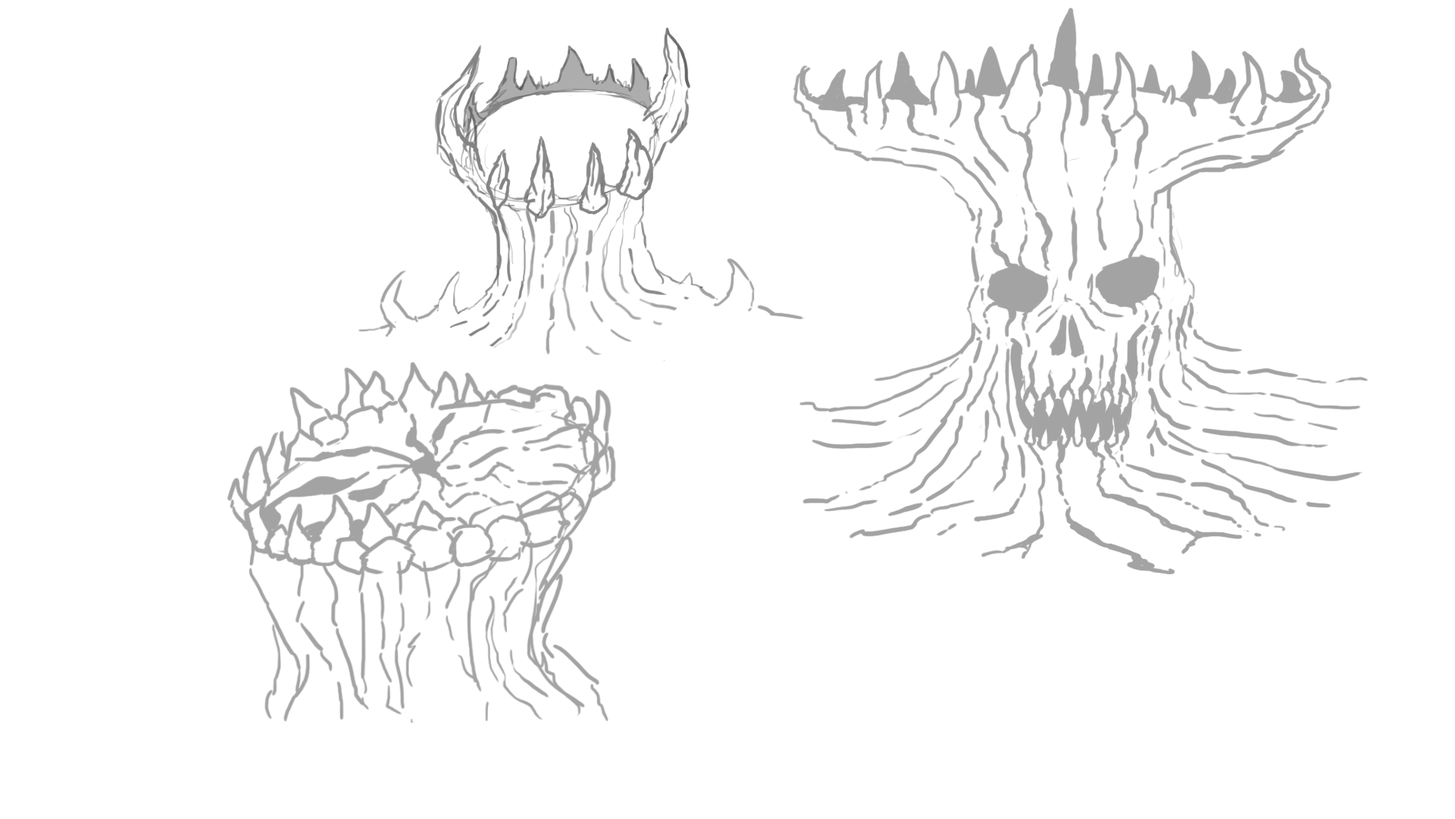
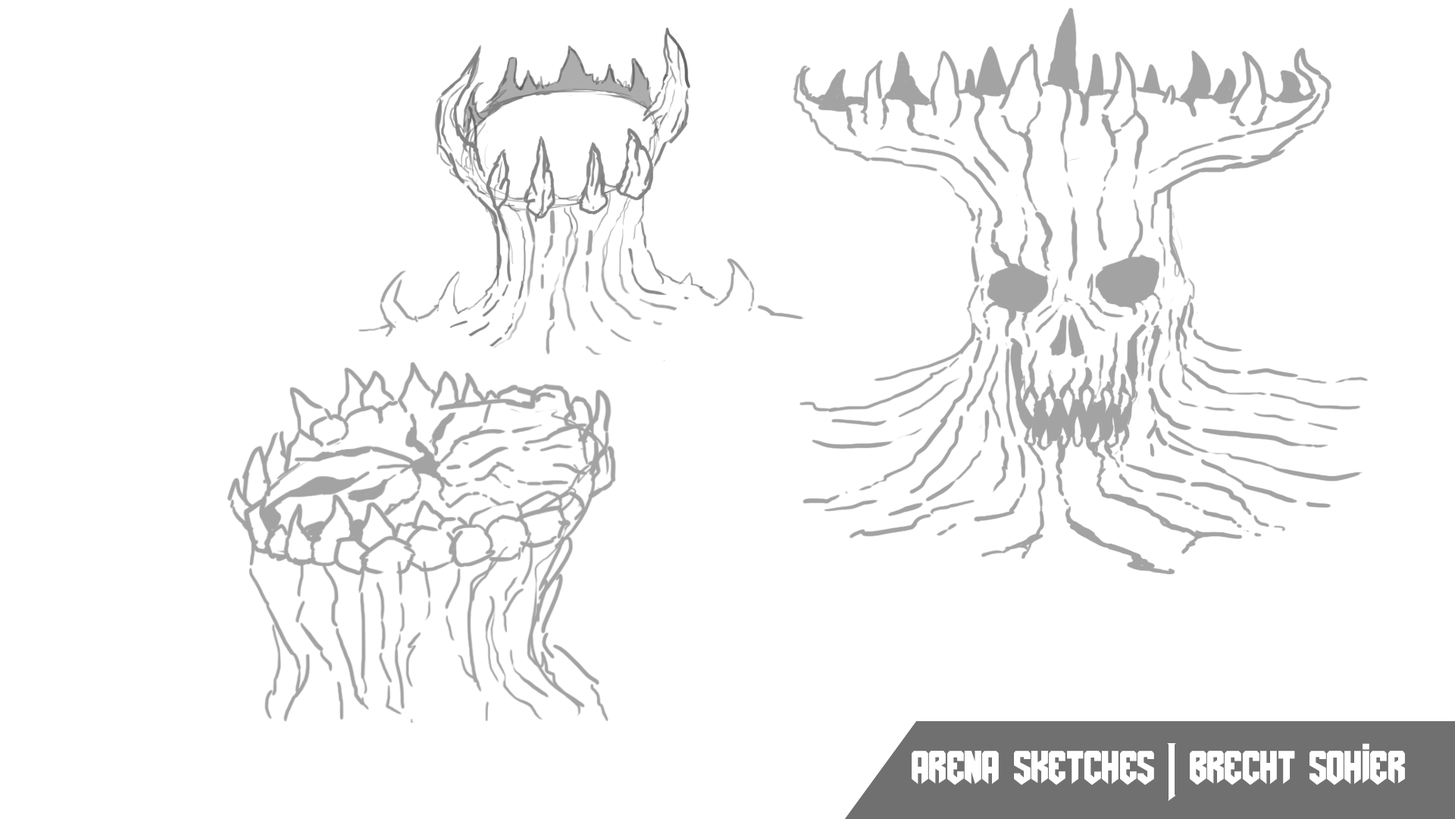
Layers edited between the first and the second (1455, 819) image:
added layer "arena sketches | brecht sohier" above "Rechthoek 1" over [911, 742, 1406, 801]
added layer "Rechthoek 1" above "Laag 0" over [844, 720, 1455, 819]
